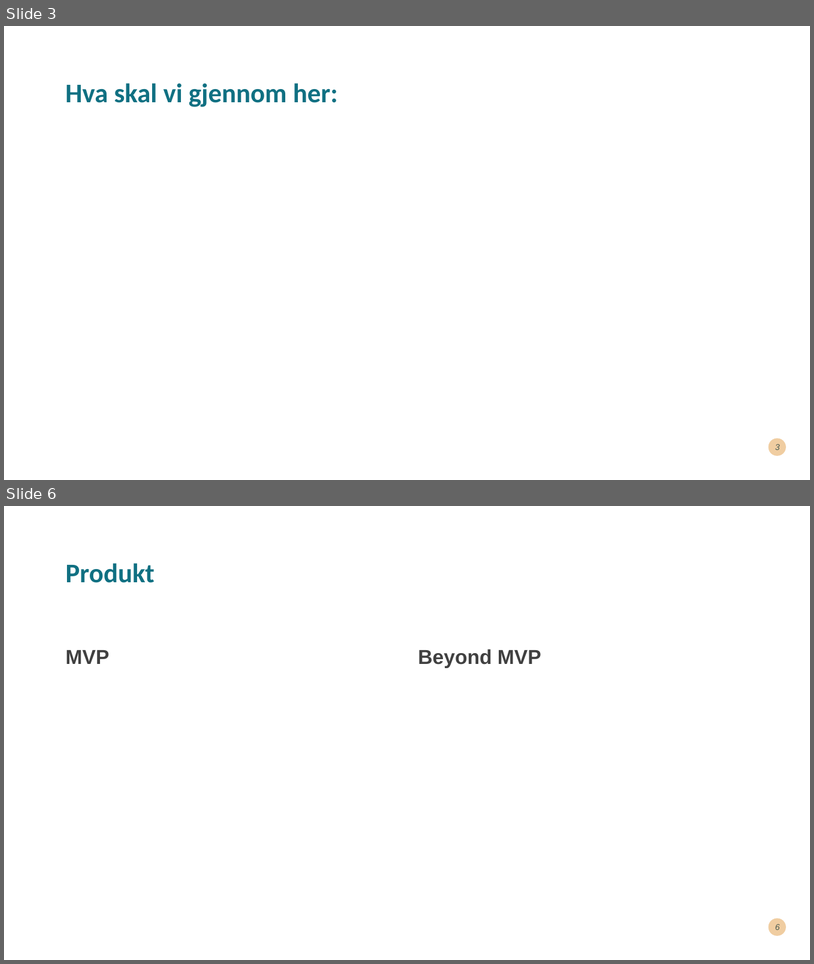
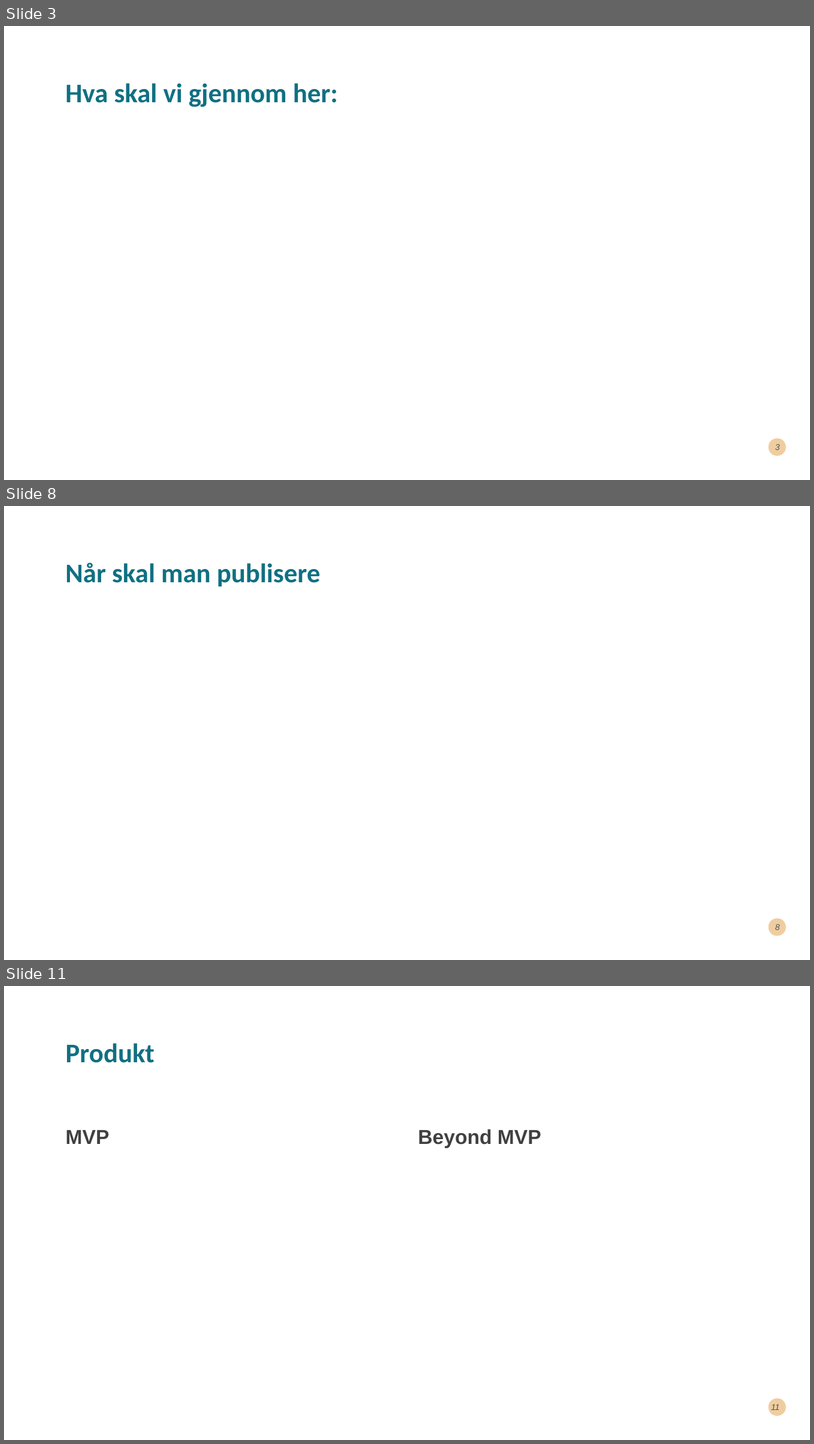
Before and after one commit to M4rieH/graduation_project, a slide deck: jama_presentation.pptx. Shown one above the other, each under a label of ours: slides 3 and 6 before the commit, slides 3, 8 and 11 after it; the slides between them are not shown. The pictures are 814x964 and 814x1444 pixels, drawn with LibreOffice and Linux fonts; fonts in the diff are those of the drawing. Boxes give left, top, right and bottom in pixels: in the first picture for what was removed or moved away, otherwise in the second. Text is boxed around its words. In the diff, an @@ line names an element or a change of style, - is before the commit and + after.

```diff
--- a/jama_presentation.pptx
+++ b/jama_presentation.pptx
@@ slide 8 added at (x1=4, y1=506, x2=810, y2=960), background #FFFFFF; not listed: 1 template element that a slide beside it also shows @@
@@ title added at (x1=65, y1=562, x2=320, y2=586), 32 pt, text #107082, bold @@
+Når skal man publisere
@@ page number added at (x1=776, y1=924, x2=780, y2=930), 10 pt, text #00292E at 70% opacity, italic @@
+8
@@ what was slide 6 is now slide 11 @@
@@ page number at (x1=771, y1=1404, x2=780, y2=1410): text changed @@
-6
+11
```
Also in this commit, not shown: 5 other slides added, 1 slide removed, 1 other file.
